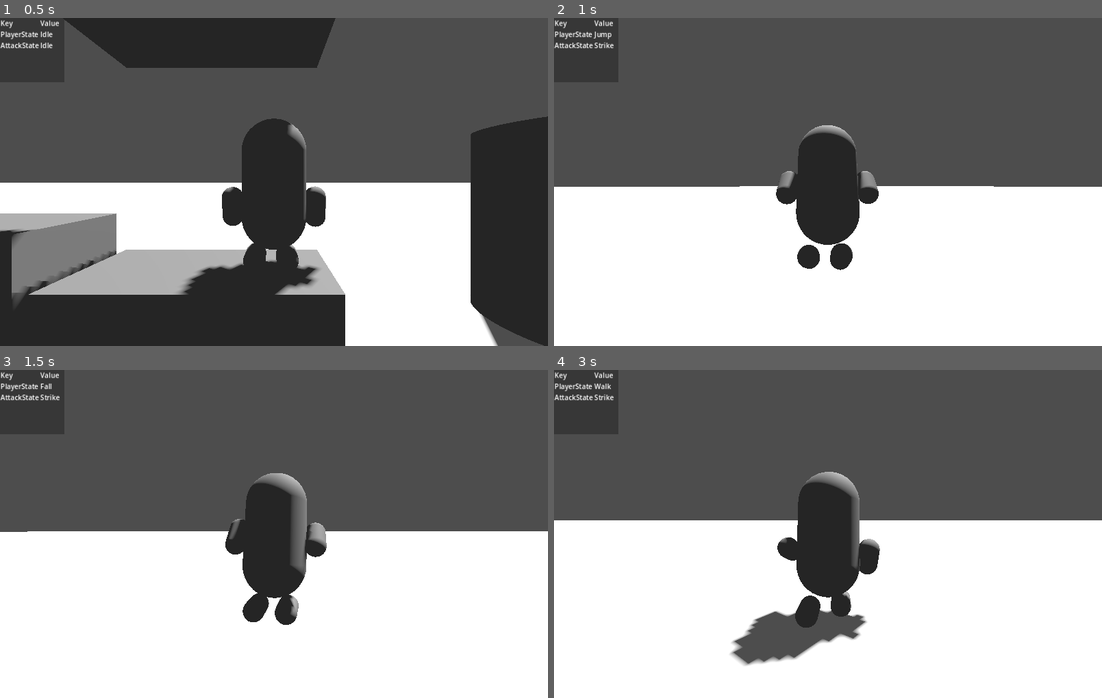
Above: before the commit, frames 1-4 (two rows, left to right).
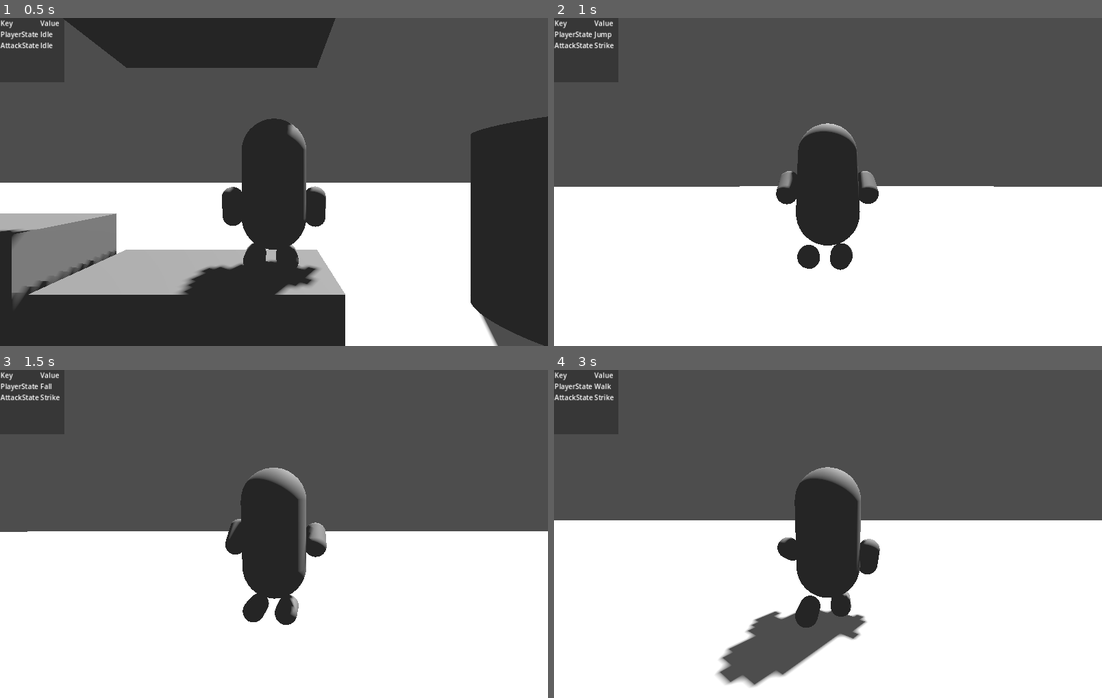
Above: after the commit, the same moments.

Repository: ee0pdt/godot-tps-test
Game: Godot game, scene res://main.tscn
Two runs of this game, one before a commit and one after it. Both use one fixed random seed, a clock stepped at 60 frames per second and the inputs below.
Inputs (mouse positions are in pixels of both pictures, inside the frame that each line leads up to):
- Up to frame 1 (0.5 s): no input
- Up to frame 2 (1 s): move the mouse to (855, 182) at 0.52 s; hold Up (forward) from 0.53 s (still down); click (855, 182) at 0.6 s; tap Space (jump) at 0.77 s
- Up to frame 3 (1.5 s): keep holding Up (forward); move the mouse to (246, 534) at 1.27 s; click (246, 534) at 1.35 s
- Up to frame 4 (3 s): keep holding Up (forward); tap Space (jump) at 1.52 s; move the mouse to (838, 527) at 2.02 s; click (838, 527) at 2.1 s; move the mouse to (822, 540) at 2.77 s; click (822, 540) at 2.85 s

Frame 1 is identical in both runs. In frame 2, 0.2% of the frame differs, in the area x 43-57%, y 32-70%; in frame 3, 0.8%; in frame 4, 2.2%, in the area x 29-57%, y 29-97%.

Commit message:
Fixed melee animation

Diff:
--- a/player/attack_states/strike.gd
+++ b/player/attack_states/strike.gd
@@ -29,6 +29,8 @@
 	match weapon.name:
 		"Melee":
 			player.animation_tree["parameters/MeleeAmount/blend_amount"] = 1.0
+			player.animation_tree["parameters/MeleeTimeSeek/seek_request"] = 0.0
+			#player.get_node("AnimationPlayer").play("Melee")
 			await get_tree().create_timer(0.5).timeout
 			state_machine.transition_to("Idle")
 
--- a/player/player.tscn
+++ b/player/player.tscn
@@ -186,7 +186,7 @@
 
 [sub_resource type="Animation" id="Animation_lakii"]
 resource_name = "Melee"
-loop_mode = 1
+length = 0.5
 tracks/0/type = "value"
 tracks/0/imported = false
 tracks/0/enabled = true
@@ -194,7 +194,7 @@
 tracks/0/interp = 1
 tracks/0/loop_wrap = true
 tracks/0/keys = {
-"times": PackedFloat32Array(0, 0.1665, 0.2997, 1),
+"times": PackedFloat32Array(0, 0.1665, 0.2997, 0.4995),
 "transitions": PackedFloat32Array(1, 1, 1, 1),
 "update": 0,
 "values": [Vector3(0, 0, 0), Vector3(0.115633, -3.52761e-17, 3.57506e-17), Vector3(-0.332014, 1.40403e-16, -1.40402e-16), Vector3(0, 0, 0)]
@@ -206,7 +206,7 @@
 tracks/1/interp = 1
 tracks/1/loop_wrap = true
 tracks/1/keys = {
-"times": PackedFloat32Array(0, 0.166667, 0.2997, 1),
+"times": PackedFloat32Array(0, 0.166667, 0.2997, 0.4995),
 "transitions": PackedFloat32Array(1, 1, 1, 1),
 "update": 0,
 "values": [Vector3(0, 0, 0), Vector3(0, 0, 0), Vector3(5.08537e-17, 6.55651e-07, -0.145801), Vector3(0, 0, 0)]
@@ -418,16 +418,20 @@
 filter_enabled = true
 filters = ["Mesh/Body:position", "Mesh/Body:rotation"]
 
+[sub_resource type="AnimationNodeTimeSeek" id="AnimationNodeTimeSeek_yw7um"]
+
 [sub_resource type="AnimationNodeBlendTree" id="AnimationNodeBlendTree_jpn3e"]
-graph_offset = Vector2(-350.4, 299.4)
+graph_offset = Vector2(-152.64, 68.8001)
 nodes/Melee/node = SubResource("AnimationNodeAnimation_kf5ba")
-nodes/Melee/position = Vector2(-25, 440.14)
+nodes/Melee/position = Vector2(140, 330)
 nodes/MeleeAmount/node = SubResource("AnimationNodeBlend2_3vpbx")
-nodes/MeleeAmount/position = Vector2(420, 150)
+nodes/MeleeAmount/position = Vector2(490, 150)
+nodes/MeleeTimeSeek/node = SubResource("AnimationNodeTimeSeek_yw7um")
+nodes/MeleeTimeSeek/position = Vector2(290, 310)
 nodes/MovementStateMachine/node = ExtResource("8_cbf6x")
 nodes/MovementStateMachine/position = Vector2(-90, 40)
 nodes/output/position = Vector2(740, 200)
-node_connections = [&"MeleeAmount", 0, &"MovementStateMachine", &"MeleeAmount", 1, &"Melee", &"output", 0, &"MeleeAmount"]
+node_connections = [&"MeleeAmount", 0, &"MovementStateMachine", &"MeleeAmount", 1, &"MeleeTimeSeek", &"MeleeTimeSeek", 0, &"Melee", &"output", 0, &"MeleeAmount"]
 
 [node name="Player" type="CharacterBody3D" node_paths=PackedStringArray("current_weapon")]
 transform = Transform3D(1, 0, 0, 0, 1, 0, 0, 0, 1, 0, 0.812197, 0)
@@ -511,19 +515,23 @@
 active = false
 tree_root = SubResource("AnimationNodeBlendTree_jpn3e")
 anim_player = NodePath("../AnimationPlayer")
-parameters/current_length = 2.0
-parameters/current_position = 0.369357
-parameters/current_delta = 0.00833333
-parameters/Melee/current_length = null
-parameters/Melee/current_position = null
-parameters/Melee/current_delta = null
-parameters/MeleeAmount/current_length = 0
-parameters/MeleeAmount/current_position = 0
-parameters/MeleeAmount/current_delta = 0
+parameters/current_length = 1.0
+parameters/current_position = 1.0
+parameters/current_delta = 0.0
+parameters/Melee/current_length = 1.0
+parameters/Melee/current_position = 1.0
+parameters/Melee/current_delta = 0.0
+parameters/MeleeAmount/current_length = 1.0
+parameters/MeleeAmount/current_position = 1.0
+parameters/MeleeAmount/current_delta = 0.0
 parameters/MeleeAmount/blend_amount = 0.0
-parameters/MovementStateMachine/current_length = false
-parameters/MovementStateMachine/current_position = false
-parameters/MovementStateMachine/current_delta = false
+parameters/MeleeTimeSeek/current_length = 1.0
+parameters/MeleeTimeSeek/current_position = 1.0
+parameters/MeleeTimeSeek/current_delta = 0.0
+parameters/MeleeTimeSeek/seek_request = -1.0
+parameters/MovementStateMachine/current_length = 0.6
+parameters/MovementStateMachine/current_position = 0.203684
+parameters/MovementStateMachine/current_delta = 0.00833333
 parameters/MovementStateMachine/conditions/double_jump = false
 parameters/MovementStateMachine/conditions/fall = false
 parameters/MovementStateMachine/conditions/idle = false
@@ -535,24 +543,24 @@
 parameters/MovementStateMachine/End/current_length = null
 parameters/MovementStateMachine/End/current_position = null
 parameters/MovementStateMachine/End/current_delta = null
-parameters/MovementStateMachine/Fall/current_length = null
-parameters/MovementStateMachine/Fall/current_position = null
-parameters/MovementStateMachine/Fall/current_delta = null
-parameters/MovementStateMachine/Idle/current_length = null
-parameters/MovementStateMachine/Idle/current_position = null
-parameters/MovementStateMachine/Idle/current_delta = null
-parameters/MovementStateMachine/Jump/current_length = null
-parameters/MovementStateMachine/Jump/current_position = null
-parameters/MovementStateMachine/Jump/current_delta = null
-parameters/MovementStateMachine/Start/current_length = null
-parameters/MovementStateMachine/Start/current_position = null
-parameters/MovementStateMachine/Start/current_delta = null
-parameters/MovementStateMachine/Walk/current_length = null
-parameters/MovementStateMachine/Walk/current_position = null
-parameters/MovementStateMachine/Walk/current_delta = null
-parameters/output/current_length = null
-parameters/output/current_position = null
-parameters/output/current_delta = null
+parameters/MovementStateMachine/Fall/current_length = 0.3
+parameters/MovementStateMachine/Fall/current_position = 0.3
+parameters/MovementStateMachine/Fall/current_delta = 0.0
+parameters/MovementStateMachine/Idle/current_length = 2.0
+parameters/MovementStateMachine/Idle/current_position = 0.15
+parameters/MovementStateMachine/Idle/current_delta = 0.00833333
+parameters/MovementStateMachine/Jump/current_length = 0.3
+parameters/MovementStateMachine/Jump/current_position = 0.3
+parameters/MovementStateMachine/Jump/current_delta = 0.0
+parameters/MovementStateMachine/Start/current_length = 0.0
+parameters/MovementStateMachine/Start/current_position = 0.0
+parameters/MovementStateMachine/Start/current_delta = 0.0
+parameters/MovementStateMachine/Walk/current_length = 0.6
+parameters/MovementStateMachine/Walk/current_position = 0.203684
+parameters/MovementStateMachine/Walk/current_delta = 0.00833333
+parameters/output/current_length = 1.0
+parameters/output/current_position = 1.0
+parameters/output/current_delta = 0.0
 
 [node name="SoundJump" type="AudioStreamPlayer3D" parent="."]
 unique_name_in_owner = true
Not shown: 1 places in player/player.tscn that only renumber resources
